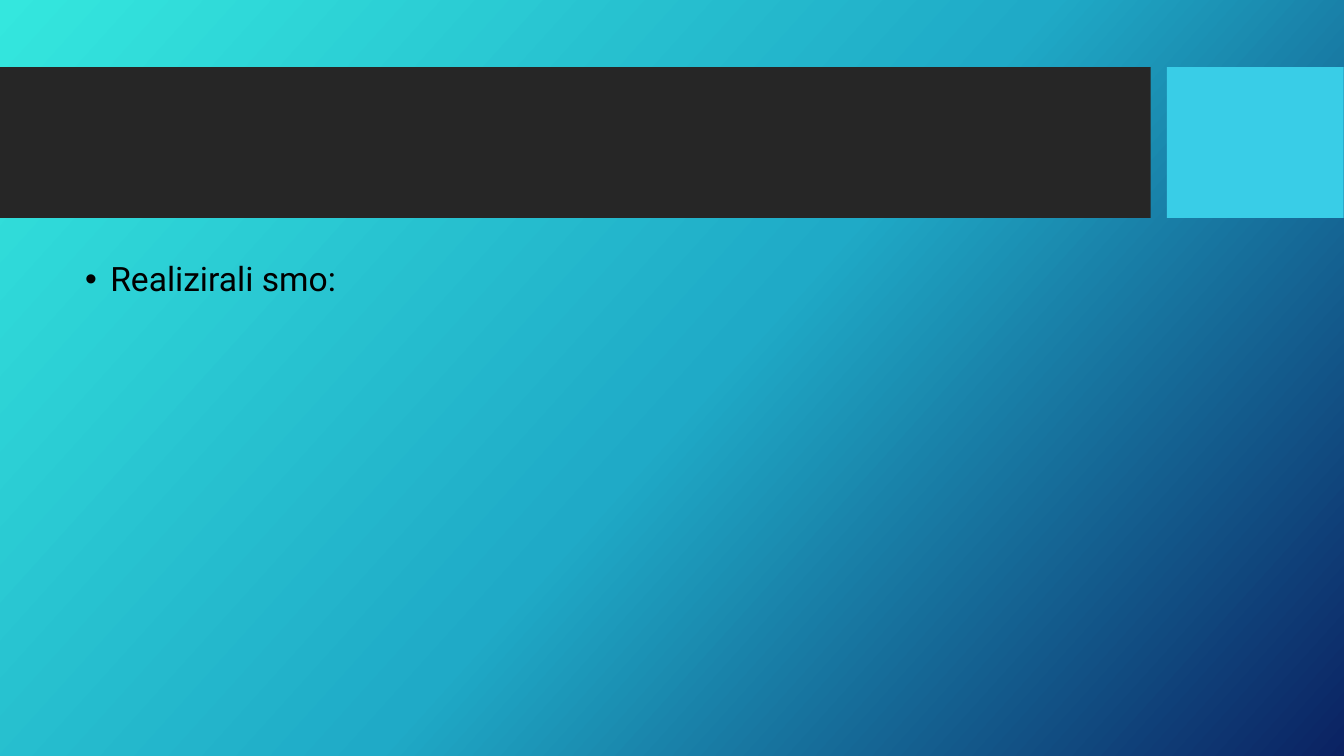
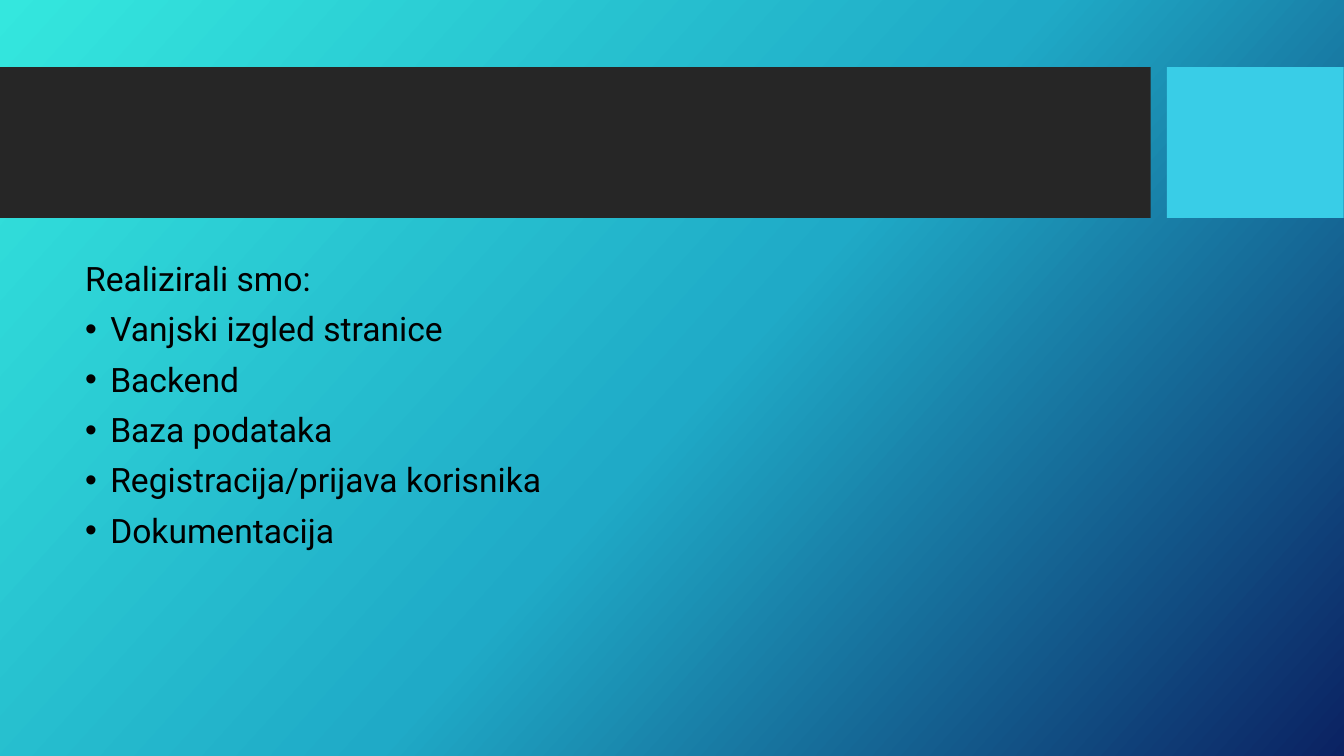
Before and after one commit to f0dor/Programsko-Inzenjerstvo, a slide deck: slide 4 of Testni_plan.pptx. Drawn at 1344x756 pixels with LibreOffice and Linux fonts; fonts in the diff are those of the drawing; background and template pictures are left out. Boxes give left, top, right and bottom in pixels: in the first picture for what was removed or moved away, otherwise in the second. Text is boxed around its words. In the diff, an @@ line names an element or a change of style, - is before the commit and + after.

```diff
--- a/Testni_plan.pptx
+++ b/Testni_plan.pptx
@@ text at [85,265,311,292]: bullet • to none @@
@@ text at [110,315,541,550]: paragraphs added @@
+• Vanjski izgled stranice
+• Backend
+• Baza podataka
+• Registracija/prijava korisnika
+• Dokumentacija
```
Also in this commit, not shown: 2 other slides changed, 2 slides added, 1 slide removed, 1 other file.
